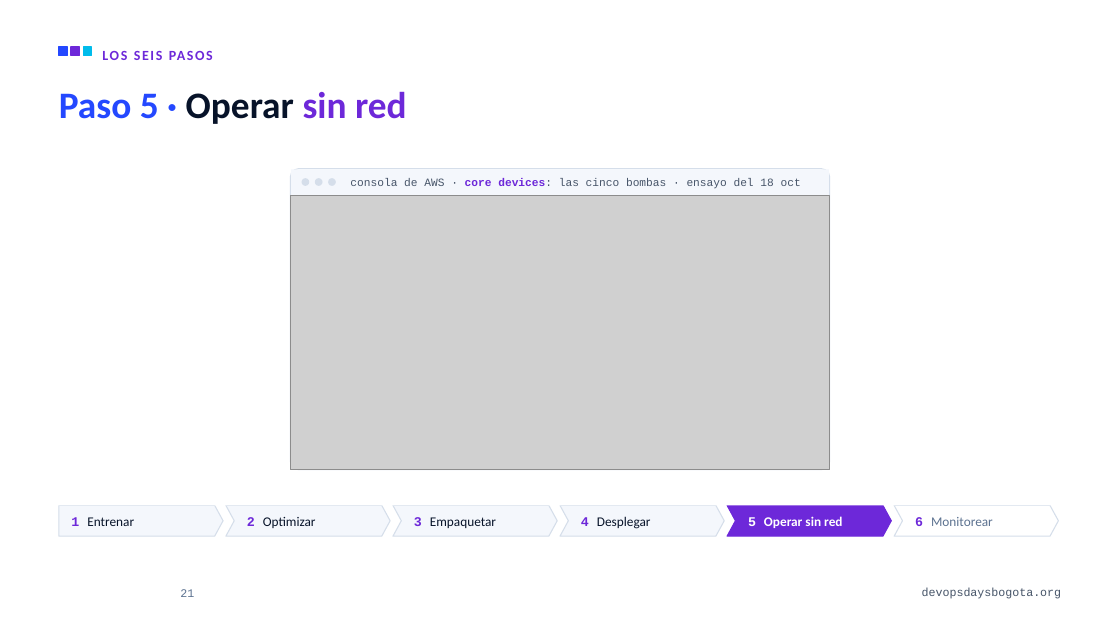
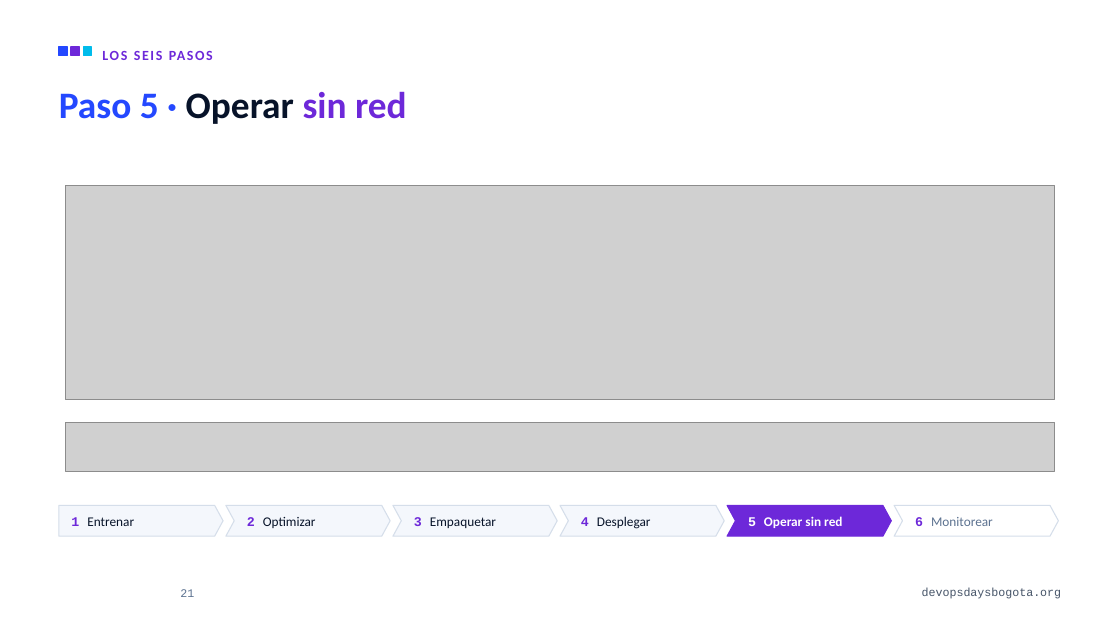
Before and after one commit to alejandro945/mlops-a-ciegas, a slide deck: slide 21 of talk/MLOps-a-ciegas-DevOpsDays-Bogota-2026.pptx. Drawn at 1120x630 pixels with LibreOffice and Linux fonts; fonts in the diff are those of the drawing; grey boxes stand for pictures; background and template pictures are left out. Boxes give left, top, right and bottom in pixels: in the first picture for what was removed or moved away, otherwise in the second. Text is boxed around its words. In the diff, an @@ line names an element or a change of style, - is before the commit and + after.

```diff
--- a/talk/MLOps-a-ciegas-DevOpsDays-Bogota-2026.pptx
+++ b/talk/MLOps-a-ciegas-DevOpsDays-Bogota-2026.pptx
@@ picture added at box(66, 186, 1055, 400) @@
@@ group removed at box(0, 133, 1120, 505): 4 rounded rectangles, 2 rectangles, 1 text, 1 picture @@
-consola de AWS · core devices: las cinco bombas · ensayo del 18 oct
@@ picture added at box(66, 423, 1055, 471) @@
```
Also in this commit, not shown: 7 other slides changed, 2 slides added, 1 slide removed, 10 other files.
